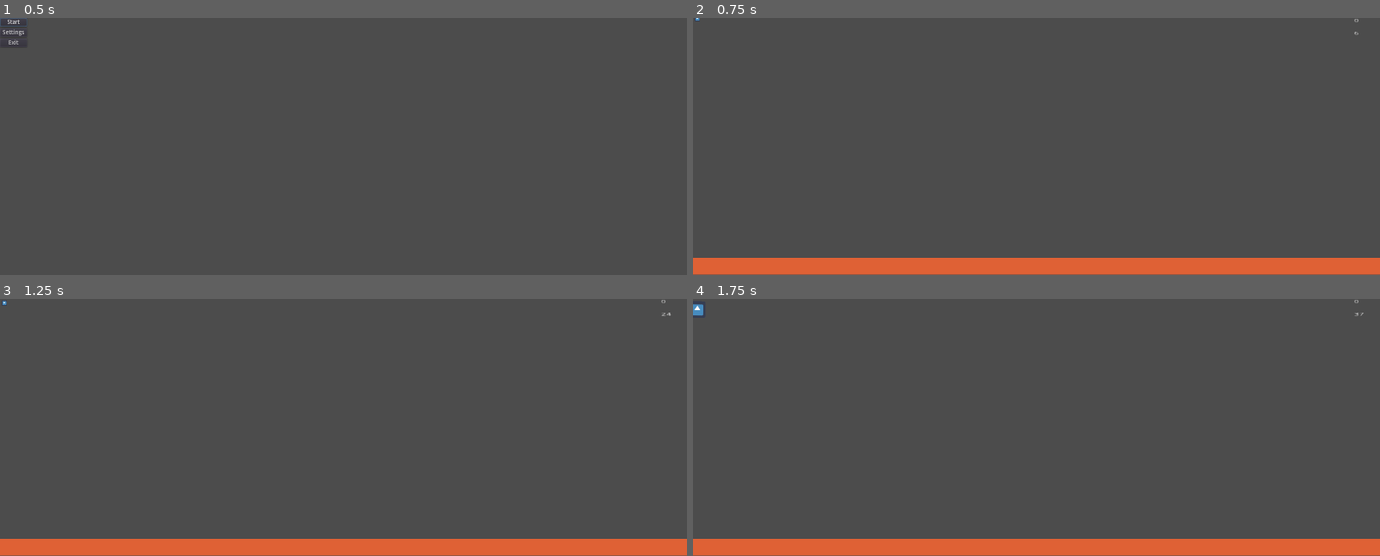
Above: before the commit, frames 1-4 (two rows, left to right).
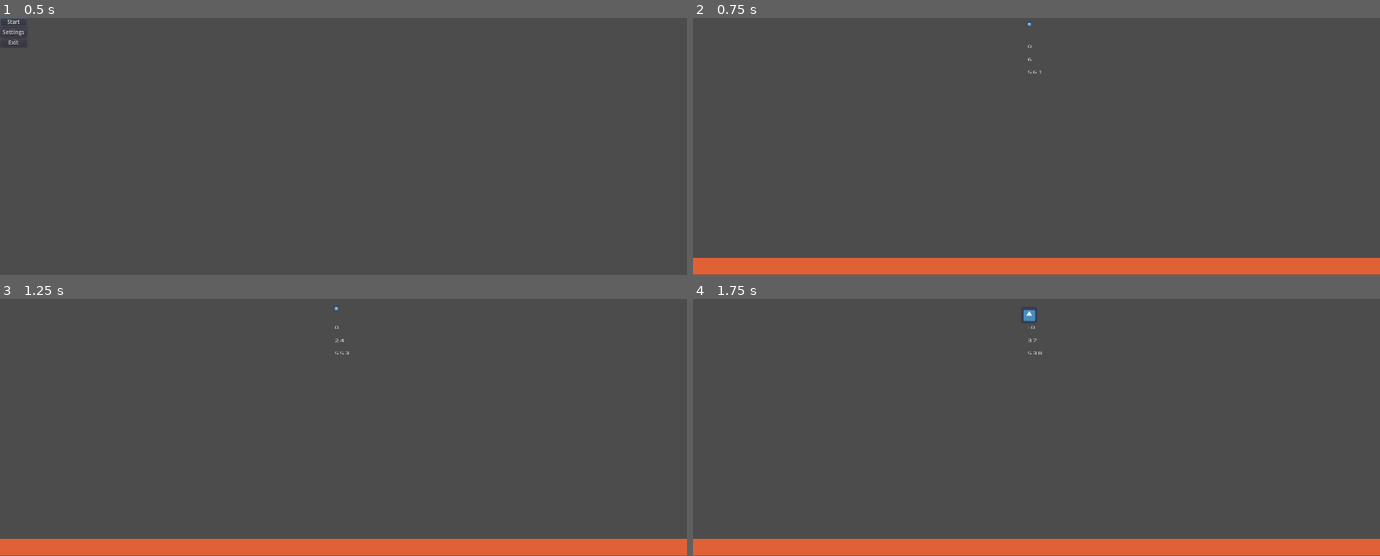
Above: after the commit, the same moments.

Repository: swift456/mars-lander
Game: Godot game, scene res://Menu.tscn
Two runs of this game, one before a commit and one after it. Both use one fixed random seed, a clock stepped at 60 frames per second and the inputs below. The engine's default icon, where the game draws it, is replaced by a stand-in: a white triangle on a blue panel in a dark square.
Inputs:
- Up to frame 1 (0.5 s): no input
- Up to frame 2 (0.75 s): click "Start" at 0.5 s
- Up to frame 3 (1.25 s): no input
- Up to frame 4 (1.75 s): hold Right (right) from 1.28 s (still down); tap Space (parachute) at 1.35 s

Frame 1 is identical in both runs. In frame 2, less than 0.1% of the frame differs, in the area x 0-97%, y 0-22%; in frame 3, less than 0.1%; in frame 4, 0.2%, in the area x 0-98%, y 0-22%.

Commit message:
Added a distance to surface indicator

Diff:
--- /dev/null
+++ b/Prototyping/LandingTest/DtSIndicator.gd
@@ -0,0 +1,19 @@
+extends RichTextLabel
+
+
+# Declare member variables here. Examples:
+# var a = 2
+# var b = "text"
+
+
+# Called when the node enters the scene tree for the first time.
+func _ready():
+	pass # Replace with function body.
+
+
+# Called every frame. 'delta' is the elapsed time since the previous frame.
+func _process(delta):
+	var distance_to_surface = round(get_parent().get_child(1).get_child(0).get_global_position().distance_to(get_parent().get_child(0).get_global_position()))
+
+	self.clear()
+	self.add_text(str(distance_to_surface))
--- a/Prototyping/LandingTest/Main.tscn
+++ b/Prototyping/LandingTest/Main.tscn
@@ -1,10 +1,11 @@
-[gd_scene load_steps=6 format=2]
+[gd_scene load_steps=7 format=2]
 
 [ext_resource path="res://Surface.tscn" type="PackedScene" id=1]
 [ext_resource path="res://Lander.tscn" type="PackedScene" id=2]
 [ext_resource path="res://ControlNode.gd" type="Script" id=3]
 [ext_resource path="res://HSpeedIndicator.gd" type="Script" id=4]
 [ext_resource path="res://VSpeedIndicator.gd" type="Script" id=5]
+[ext_resource path="res://DtSIndicator.gd" type="Script" id=6]
 
 [node name="Main" type="Node2D"]
 position = Vector2( 804, 711 )
@@ -25,26 +26,42 @@
 }
 
 [node name="Lander" parent="Node2D" instance=ExtResource( 2 )]
-position = Vector2( -798, -609.208 )
+position = Vector2( -25, -592.103 )
 __meta__ = {
 "_edit_group_": true
 }
 
 [node name="HSpeedIndicator" type="RichTextLabel" parent="."]
-margin_left = 735.0
-margin_top = -934.208
-margin_right = 775.0
-margin_bottom = -894.208
+margin_left = -26.0
+margin_top = -853.945
+margin_right = 14.0
+margin_bottom = -813.945
 rect_scale = Vector2( 1.51996, 1 )
-text = "Hori"
 script = ExtResource( 4 )
+__meta__ = {
+"_edit_group_": true
+}
 
 [node name="VSpeedIndicator" type="RichTextLabel" parent="."]
-margin_left = 735.0
-margin_top = -894.735
-margin_right = 775.0
-margin_bottom = -854.735
+margin_left = -26.0
+margin_top = -814.472
+margin_right = 14.0
+margin_bottom = -774.472
 rect_scale = Vector2( 1.52, 1 )
 script = ExtResource( 5 )
+__meta__ = {
+"_edit_group_": true
+}
+
+[node name="DtSIndicator" type="RichTextLabel" parent="."]
+margin_left = -26.0
+margin_top = -774.998
+margin_right = 14.0
+margin_bottom = -734.998
+rect_scale = Vector2( 1.52, 1 )
+script = ExtResource( 6 )
+__meta__ = {
+"_edit_group_": true
+}
 
 [connection signal="body_entered" from="Surface" to="Node2D/Lander" method="_on_Surface_body_entered"]
